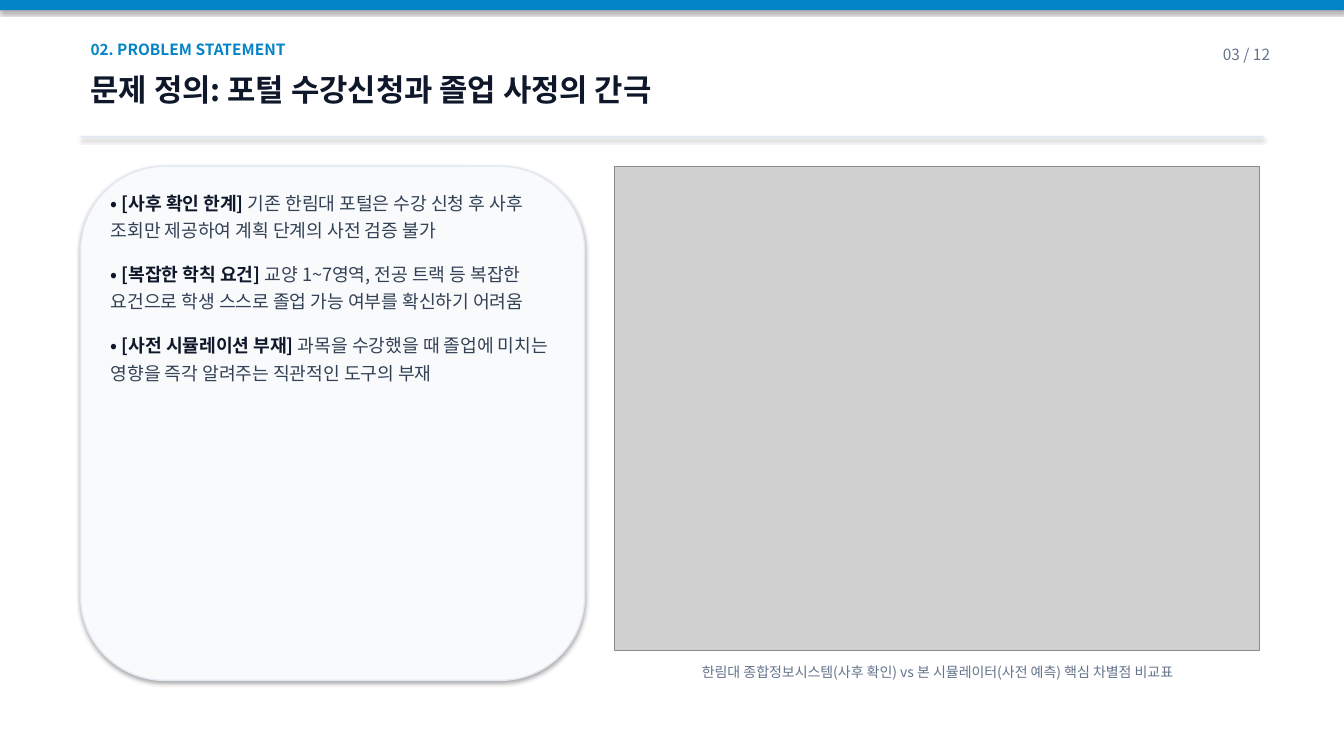
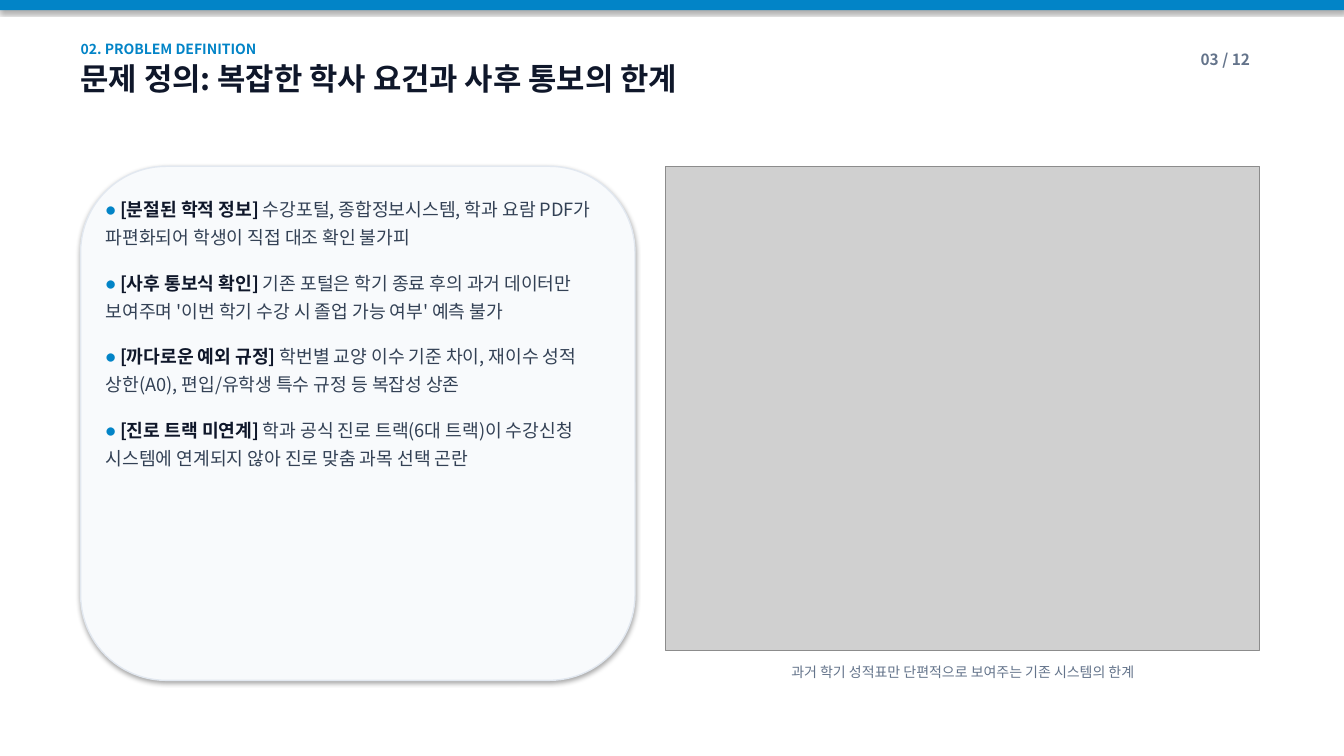
Before and after one commit to grantfenix/hallym-grad-simulator, a slide deck: slide 3 of docs/hallym_grad_simulator_presentation.pptx. Drawn at 1344x756 pixels with LibreOffice and Linux fonts; fonts in the diff are those of the drawing; grey boxes stand for pictures. Boxes give left, top, right and bottom in pixels: in the first picture for what was removed or moved away, otherwise in the second. Text is boxed around its words. In the diff, an @@ line names an element or a change of style, - is before the commit and + after.

```diff
--- a/docs/hallym_grad_simulator_presentation.pptx
+++ b/docs/hallym_grad_simulator_presentation.pptx
@@ text at [81, 43, 677, 93]: text changed; size 11 to 10 pt @@
-02. PROBLEM STATEMENT
+02. PROBLEM DEFINITION
+문제 정의: 복잡한 학사 요건과 사후 통보의 한계
@@ text "03 / 12" at [1201, 53, 1250, 65]: bold on @@
@@ text removed at [91, 75, 652, 104] @@
-문제 정의: 포털 수강신청과 졸업 사정의 간극
@@ rectangle removed at [81, 136, 1263, 137] @@
@@ rounded rectangle: place and size @@
-rounded rectangle at [81, 166, 585, 681]
+rounded rectangle at [81, 166, 635, 681]
@@ picture: place and size @@
-picture at [615, 166, 1260, 650]
+picture at [665, 166, 1260, 650]
@@ text added at [106, 200, 591, 467], 13 pt, text #334155 @@
+• [분절된 학적 정보] 수강포털, 종합정보시스템, 학과 요람 PDF가 파편화되어 학생이 직접 대조 확인 불가피
+• [사후 통보식 확인] 기존 포털은 학기 종료 후의 과거 데이터만 보여주며 '이번 학기 수강 시 졸업 가능 여부' 예측 불가
+• [까다로운 예외 규정] 학번별 교양 이수 기준 차이, 재이수 성적 상한(A0), 편입/유학생 특수 규정 등 복잡성 상존
+• [진로 트랙 미연계] 학과 공식 진로 트랙(6대 트랙)이 수강신청 시스템에 연계되지 않아 진로 맞춤 과목 선택 곤란
@@ text removed at [111, 194, 548, 382] @@
-• [사후 확인 한계] 기존 한림대 포털은 수강 신청 후 사후 조회만 제공하여 계획 단계의 사전 검증 불가
-• [복잡한 학칙 요건] 교양 1~7영역, 전공 트랙 등 복잡한 요건으로 학생 스스로 졸업 가능 여부를 확신하기 어려움
-• [사전 시뮬레이션 부재] 과목을 수강했을 때 졸업에 미치는 영향을 즉각 알려주는 직관적인 도구의 부재
@@ text at [791, 665, 1134, 678]: text changed @@
-한림대 종합정보시스템(사후 확인) vs 본 시뮬레이터(사전 예측) 핵심 차별점 비교표
+과거 학기 성적표만 단편적으로 보여주는 기존 시스템의 한계
```
Also in this commit, not shown: 7 other slides changed, 4 slides added, 4 slides removed, 8 other files.
